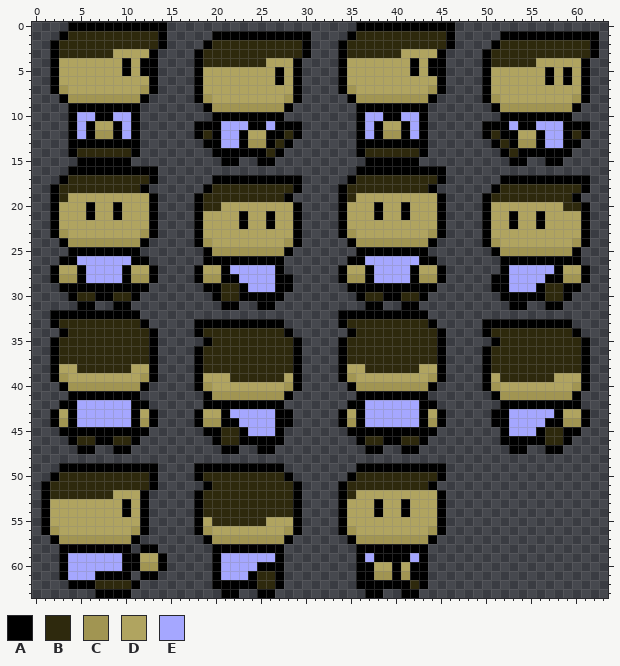
Two versions of one pixel-art sprite, graphics/entities/character.png. This is how it looked before the edit.
The file is 64x64 pixels.
Palette (. is transparent): A #000000  B #2e290d  C #a19552  D #b0a460  E #a5a7ff
Pixels before (only the part around the change), first column x 42:
43 EADA.....AAEEEEEADDA..
44 EACA.....AAEEEEAACCA..
45 AAA.......AEEEABBAA...
46 BA........AAAAABBA....
47 A..........AA..AA.....
48 ......................
49 AAAA..................
50 BBBA..................
51 BBA...................
52 DDDA..................
53 DDDA..................
54 DDDA..................
55 DDDA..................
56 DDCA..................
57 CCA...................
58 AA....................
59 EA....................
60 AA....................
61 AA....................
62 BA....................
63 A.....................
And afterwards:
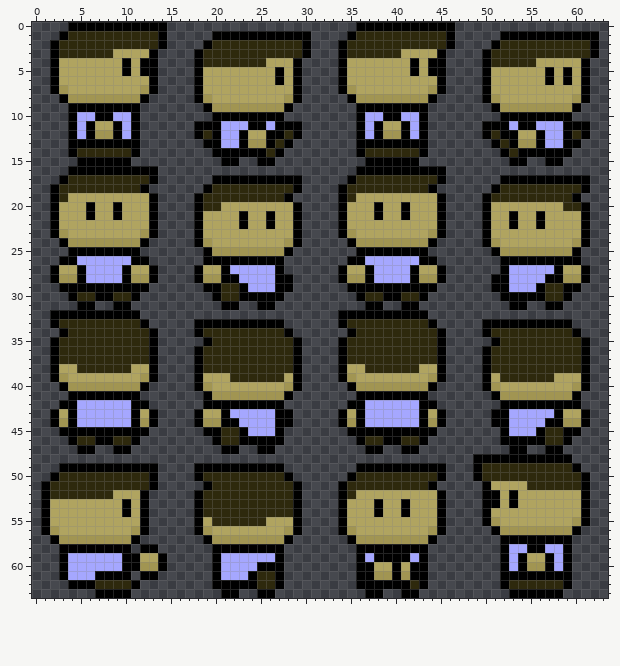
Change:
Changed rows in their new state; - is an unchanged pixel.
first column x 49:
48 AAAAAAAAAAA--
49 ABBBBBBBBBBA-
50 ABBBBBBBBBBBA
51 -ADDDDBBBBBBA
52 -AADADDDDDDDA
53 -AADADDDDDDDA
54 -ADDDDDDDDDDA
55 -ACDDDDDDDDCA
56 --ACCCCCCCCA-
57 ---AAAAAAAA--
58 ---AEEAAEEA--
59 ---AEADDAEA--
60 ---AEACCAEA--
61 ---AAAAAAAA--
62 ---ABBBBBBA--
63 ----AAAAAA---
Changed places in both pictures, as pixel boxes (x1, y1, x2, y2):
added: (473, 454, 590, 598)
